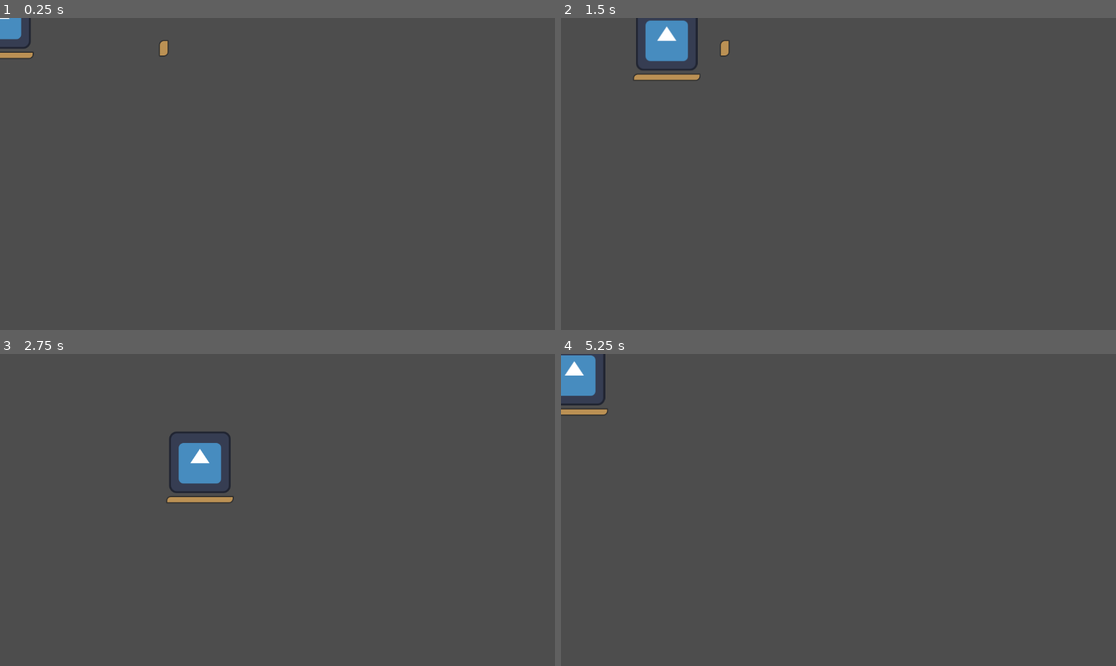
Above: before the commit, frames 1-4 (two rows, left to right).
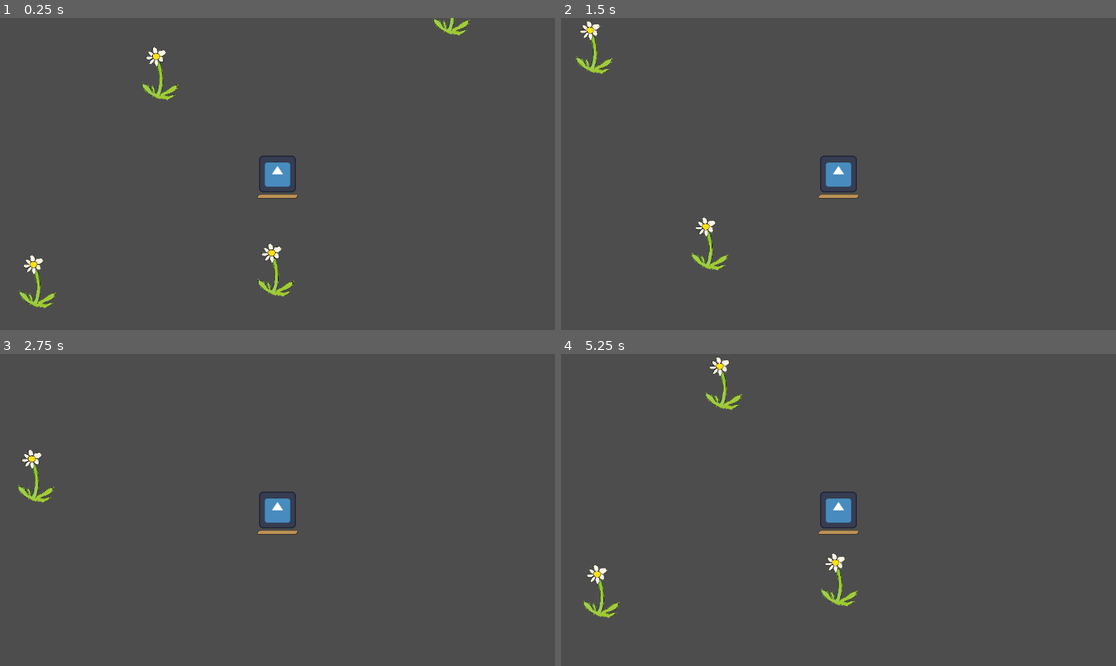
Above: after the commit, the same moments.

Repository: cbennetts1993/DropBearJam
Game: Godot game, scene res://main.tscn
Same seed, same stepped clock (60 frames per second), same inputs: the game is played once before the commit and once after it. The engine's default icon, where the game draws it, is replaced by a stand-in: a white triangle on a blue panel in a dark square.
Inputs:
- Up to frame 1 (0.25 s): no input
- Up to frame 2 (1.5 s): tap Enter at 0.5 s; hold D (input_right) 0.53-1.28 s; hold E (input_accept) 0.53-1.28 s; hold S (input_down) from 1.28 s (still down); tap E (input_accept) at 1.35 s
- Up to frame 3 (2.75 s): release S (input_down) at 2.03 s; hold D (input_right) from 2.03 s (still down); hold E (input_accept) from 2.03 s (still down)
- Up to frame 4 (5.25 s): release D (input_right) at 2.78 s; release E (input_accept) at 2.78 s; hold W (input_up) 2.78-3.53 s; tap E (input_accept) at 2.85, 4.35 s; hold E (input_accept) 3.53-4.28 s; hold A (input_left) 3.53-5.03 s; hold S (input_down) from 5.03 s (still down); hold E (input_accept) from 5.03 s (still down)

The runs differ from the first frame. In frame 1, 2.3% of the frame differs, in the area x 0-85%, y 0-94%; in frame 2, 2.8%, in the area x 2-54%, y 0-81%; in frame 3, 2.4%; in frame 4, 2.7%.
Error after the commit: Invalid call. Nonexistent function '_on_position_update' in base 'Node'. (res://media/units/player.gd:34)

Commit message:
Finished energy system, added chunk system

Diff:
--- /dev/null
+++ b/level_manager.tscn
@@ -0,0 +1,10 @@
+[gd_scene load_steps=3 format=3 uid="uid://by3elnh0570ij"]
+
+[ext_resource type="Script" uid="uid://blq2bx4vkxgja" path="res://scripts/Level/level_manager.gd" id="1_fvluo"]
+[ext_resource type="Script" uid="uid://6isrbwfx3es0" path="res://scripts/Level/spawn_manager.gd" id="2_3maf5"]
+
+[node name="ChunkManager" type="Node"]
+script = ExtResource("1_fvluo")
+
+[node name="SpawnManager" type="Node" parent="."]
+script = ExtResource("2_3maf5")
--- a/main.tscn
+++ b/main.tscn
@@ -8,4 +8,13 @@
 [node name="Player" parent="." instance=ExtResource("1_0xm2m")]
 
 [node name="Flower" parent="." instance=ExtResource("2_0xm2m")]
-position = Vector2(352, 72)
+position = Vector2(-8, 408)
+
+[node name="Flower2" parent="." instance=ExtResource("2_0xm2m")]
+position = Vector2(-408, -272)
+
+[node name="Flower3" parent="." instance=ExtResource("2_0xm2m")]
+position = Vector2(600, -496)
+
+[node name="Flower4" parent="." instance=ExtResource("2_0xm2m")]
+position = Vector2(-832, 448)
--- /dev/null
+++ b/media/stats/Energy.gd
@@ -0,0 +1 @@
+class_name Energy extends FloatingPooledStat
--- a/media/stats/Energy.tres
+++ /dev/null
@@ -1,17 +0,0 @@
-[gd_resource type="Resource" script_class="FloatingPooledStat" load_steps=4 format=3 uid="uid://bcu6xotkc1dbn"]
-
-[ext_resource type="Script" uid="uid://dqr7j4xff04di" path="res://scripts/stats/IntegerStat.gd" id="1_3v8ut"]
-[ext_resource type="Script" uid="uid://cf1qnf3owl0ta" path="res://scripts/stats/pooled_stat/FloatingPooledStat.gd" id="1_8b7bv"]
-
-[sub_resource type="Resource" id="Resource_3v8ut"]
-script = ExtResource("1_3v8ut")
-default_value = 100
-name = &"Energy Maximum"
-metadata/_custom_type_script = "uid://dqr7j4xff04di"
-
-[resource]
-script = ExtResource("1_8b7bv")
-default_value = 100.0
-maximum = SubResource("Resource_3v8ut")
-name = &"Energy"
-metadata/_custom_type_script = "uid://cf1qnf3owl0ta"
--- /dev/null
+++ b/media/stats/EnergyDecay.gd
@@ -0,0 +1 @@
+class_name EnergyDecay extends FloatingStat
--- a/media/stats/EnergyDecay.tres
+++ /dev/null
@@ -1,9 +0,0 @@
-[gd_resource type="Resource" script_class="IntegerStat" load_steps=2 format=3 uid="uid://cug0ajujidur5"]
-
-[ext_resource type="Script" uid="uid://dqr7j4xff04di" path="res://scripts/stats/IntegerStat.gd" id="1_2txaf"]
-
-[resource]
-script = ExtResource("1_2txaf")
-default_value = 0
-name = &"Energy Decay"
-metadata/_custom_type_script = "uid://dqr7j4xff04di"
--- /dev/null
+++ b/media/stats/EnergyReserve.gd
@@ -0,0 +1 @@
+class_name EnergySource extends FloatingPooledStat
--- /dev/null
+++ b/media/stats/MovementSpeed.gd
@@ -0,0 +1 @@
+class_name MovementSpeed extends FloatingStat
--- a/media/stats/Speed.tres
+++ /dev/null
@@ -1,9 +0,0 @@
-[gd_resource type="Resource" script_class="FloatingStat" load_steps=2 format=3 uid="uid://drx8at8xmhc6p"]
-
-[ext_resource type="Script" uid="uid://bpw8x4ieasknk" path="res://scripts/stats/FloatingStat.gd" id="1_b4vah"]
-
-[resource]
-script = ExtResource("1_b4vah")
-default_value = 300.0
-name = &"Speed"
-metadata/_custom_type_script = "uid://bpw8x4ieasknk"
--- a/media/ui/pieces/energy_bar.gd
+++ b/media/ui/pieces/energy_bar.gd
@@ -1,18 +1,18 @@
 extends ProgressBar
 
 @export var stat_component: StatComponent
-@export var stat_name: StringName
+@export var stat: PooledStat
 
 
 func _ready() -> void:
 	assert(stat_component, "No stat component set for energy bar - " + name)
-	var stat: PooledStat = stat_component.get_stat(stat_name)
+	stat = stat_component.get_stat(stat.key)
 
-	assert(stat, "No stat was found with the name " + stat_name)
+	assert(stat, "No stat was found with the name " + stat.name)
 	stat.value_changed.connect(change_value)
-	max_value = stat.get_max_value()
-	value = stat.get_value()
+	value = stat.percent
 
 
 func change_value(_new_value):
-	value = _new_value
+	value = stat.percent
+	print(stat.percent)
--- a/media/units/flower.tscn
+++ b/media/units/flower.tscn
@@ -1,27 +1,41 @@
-[gd_scene load_steps=14 format=3 uid="uid://xs3l4351642b"]
+[gd_scene load_steps=20 format=3 uid="uid://xs3l4351642b"]
 
 [ext_resource type="Script" uid="uid://2dj5m4i18v7p" path="res://media/units/nectar_source.gd" id="1_henjs"]
+[ext_resource type="Texture2D" uid="uid://cy4gp0iv2nj80" path="res://assets/sprites/flower.png" id="2_7fou5"]
 [ext_resource type="Script" uid="uid://cnfjq736tsnwi" path="res://scripts/Interactables/Interactable.gd" id="2_bwewc"]
-[ext_resource type="Script" uid="uid://cs2iegrffcqkq" path="res://scripts/stats/stats_component.gd" id="2_d8ser"]
-[ext_resource type="Script" uid="uid://bs4iwu10sv7k3" path="res://scripts/stats/_stat.gd" id="3_7fou5"]
-[ext_resource type="Script" uid="uid://dqr7j4xff04di" path="res://scripts/stats/IntegerStat.gd" id="4_xwccp"]
-[ext_resource type="Script" uid="uid://cf1qnf3owl0ta" path="res://scripts/stats/pooled_stat/FloatingPooledStat.gd" id="5_vo4d1"]
+[ext_resource type="Script" uid="uid://cs2iegrffcqkq" path="res://scripts/Stats/stats_component.gd" id="2_d8ser"]
+[ext_resource type="Script" uid="uid://bs4iwu10sv7k3" path="res://scripts/Stats/_stat.gd" id="3_7fou5"]
+[ext_resource type="Script" uid="uid://dqr7j4xff04di" path="res://scripts/Stats/IntegerStat.gd" id="5_7fou5"]
+[ext_resource type="Script" uid="uid://iohtvkpav0ij" path="res://media/stats/EnergyReserve.gd" id="6_xwccp"]
 [ext_resource type="Script" uid="uid://bqqssivl61nsl" path="res://media/ui/pieces/energy_bar.gd" id="7_qbbiy"]
+[ext_resource type="Script" uid="uid://cl1or65s65117" path="res://media/stats/EnergyDecay.gd" id="7_xwccp"]
+[ext_resource type="Script" uid="uid://3j1rbxxjdf6o" path="res://scripts/HitShapes/HitShape.gd" id="10_vo4d1"]
 
 [sub_resource type="CircleShape2D" id="CircleShape2D_s5q1b"]
+radius = 12.0
 
-[sub_resource type="Resource" id="Resource_d8ser"]
-script = ExtResource("4_xwccp")
+[sub_resource type="Resource" id="Resource_vo4d1"]
+script = ExtResource("5_7fou5")
 default_value = 40
 name = &""
 metadata/_custom_type_script = "uid://dqr7j4xff04di"
 
-[sub_resource type="Resource" id="Resource_7fou5"]
-script = ExtResource("5_vo4d1")
-default_value = 100.0
-maximum = SubResource("Resource_d8ser")
-name = &"Energy Reserve"
-metadata/_custom_type_script = "uid://cf1qnf3owl0ta"
+[sub_resource type="Resource" id="Resource_qbbiy"]
+resource_local_to_scene = true
+script = ExtResource("6_xwccp")
+default_value = 40.0
+maximum = SubResource("Resource_vo4d1")
+name = &""
+metadata/_custom_type_script = "uid://iohtvkpav0ij"
+
+[sub_resource type="Resource" id="Resource_7m17i"]
+script = ExtResource("7_xwccp")
+default_value = 60.0
+name = &""
+metadata/_custom_type_script = "uid://cl1or65s65117"
+
+[sub_resource type="CircleShape2D" id="CircleShape2D_qbbiy"]
+radius = 116.108
 
 [sub_resource type="StyleBoxFlat" id="StyleBoxFlat_gqw2k"]
 bg_color = Color(0.305882, 0.305882, 0.305882, 0.564706)
@@ -38,31 +52,53 @@
 ProgressBar/styles/background = SubResource("StyleBoxFlat_gqw2k")
 ProgressBar/styles/fill = SubResource("StyleBoxFlat_2l362")
 
+[sub_resource type="Resource" id="Resource_7fou5"]
+script = ExtResource("6_xwccp")
+default_value = 0.0
+name = &""
+metadata/_custom_type_script = "uid://iohtvkpav0ij"
+
 [node name="Flower" type="CharacterBody2D" node_paths=PackedStringArray("stat_component", "interactable_component")]
 script = ExtResource("1_henjs")
 stat_component = NodePath("Components/StatComponent")
 interactable_component = NodePath("InteractableComponent")
 
 [node name="Sprite2D" type="Sprite2D" parent="."]
+position = Vector2(8, -96)
+texture = ExtResource("2_7fou5")
 
 [node name="CollisionShape2D" type="CollisionShape2D" parent="."]
+position = Vector2(-12, -135)
 shape = SubResource("CircleShape2D_s5q1b")
 
 [node name="Components" type="Node" parent="."]
 
 [node name="StatComponent" type="Node" parent="Components"]
 script = ExtResource("2_d8ser")
-stats = Array[ExtResource("3_7fou5")]([SubResource("Resource_7fou5")])
+stats = Array[ExtResource("3_7fou5")]([SubResource("Resource_qbbiy"), SubResource("Resource_7m17i")])
 metadata/_custom_type_script = "uid://cs2iegrffcqkq"
 
 [node name="InteractableComponent" type="Area2D" parent="."]
+position = Vector2(-12, -134)
 collision_layer = 4
 collision_mask = 0
 script = ExtResource("2_bwewc")
 metadata/_custom_type_script = "uid://cnfjq736tsnwi"
+metadata/_edit_group_ = true
 
 [node name="CollisionShape2D" type="CollisionShape2D" parent="InteractableComponent"]
 shape = SubResource("CircleShape2D_s5q1b")
+
+[node name="Hitshape" type="Area2D" parent="."]
+position = Vector2(-12, -134)
+collision_layer = 0
+collision_mask = 2
+script = ExtResource("10_vo4d1")
+metadata/_custom_type_script = "uid://3j1rbxxjdf6o"
+metadata/_edit_group_ = true
+
+[node name="CollisionShape2D" type="CollisionShape2D" parent="Hitshape"]
+shape = SubResource("CircleShape2D_qbbiy")
 
 [node name="ui" type="Control" parent="."]
 layout_mode = 3
@@ -71,29 +107,30 @@
 anchor_top = 0.5
 anchor_right = 0.5
 anchor_bottom = 0.5
-offset_left = -20.0
-offset_top = -20.0
-offset_right = 20.0
-offset_bottom = 20.0
+offset_left = -32.0
+offset_top = -154.0
+offset_right = 8.0
+offset_bottom = -114.0
 grow_horizontal = 2
 grow_vertical = 2
 
 [node name="EnergyBar" type="ProgressBar" parent="ui" node_paths=PackedStringArray("stat_component")]
+visible = false
 layout_mode = 1
-anchors_preset = 4
-anchor_top = 0.5
-anchor_bottom = 0.5
-offset_left = 4.0
-offset_top = -24.0
-offset_right = 12.0
-offset_bottom = 6.0
-grow_vertical = 2
+anchors_preset = 2
+anchor_top = 1.0
+anchor_bottom = 1.0
+offset_left = -4.0
+offset_top = -47.0
+offset_right = 8.0
+offset_bottom = 10.0
+grow_vertical = 0
 theme = SubResource("Theme_6nt1x")
 fill_mode = 3
 show_percentage = false
 script = ExtResource("7_qbbiy")
 stat_component = NodePath("../../Components/StatComponent")
-stat_name = &"Energy Reserve"
+stat = SubResource("Resource_7fou5")
 
 [connection signal="activated" from="InteractableComponent" to="ui/EnergyBar" method="show"]
 [connection signal="deactivated" from="InteractableComponent" to="ui/EnergyBar" method="hide"]
--- a/media/units/nectar_source.gd
+++ b/media/units/nectar_source.gd
@@ -3,10 +3,25 @@
 @export var stat_component: StatComponent
 @export var interactable_component: InteractableComponent
 
-@onready var energy_reserve: PooledStat:
+var energy_reserve: PooledStat:
 	get:
-		return stat_component.get_stat("Energy Reserve")
+		return stat_component.get_stat(EnergySource)
+
+var energy_decay: FloatingStat:
+	get:
+		return stat_component.get_stat(EnergyDecay)
+
 
 func _process(delta: float) -> void:
 	if interactable_component.is_interacting == true:
-		energy_reserve.decrease(100 * delta)
+		var decay_amount: = energy_decay.get_value() * delta
+		energy_reserve.decrease(decay_amount)
+		transfer_energy(decay_amount)
+
+
+func transfer_energy( amount: float):
+	var targets: Array[Node2D] = $Hitshape.get_overlapping_bodies()
+	for t in targets:
+		if t is Player:
+			var energy: PooledStat = t.stat_component.get_stat(Energy)
+			energy.increase(amount)
--- a/media/units/player.gd
+++ b/media/units/player.gd
@@ -12,19 +12,23 @@
 
 var speed: float:
 	get:
-		var speed_stat = stat_component.get_stat("Speed")
-		return speed_stat.get_value() if speed_stat else 0.0
+		var speed_stat = stat_component.get_stat(MovementSpeed)
+		var energy: PooledStat = stat_component.get_stat(Energy)
+		return speed_stat.get_value() + (speed_stat.get_value() * energy.percent /100)
 
 func _ready():
-	var energy: PooledStat = stat_component.get_stat("Energy")
+	var energy: PooledStat = stat_component.get_stat(Energy)
 	energy.depleted.connect(die)
 
 
 func _process( delta: float ) -> void:
-	var energy: PooledStat = stat_component.get_stat("Energy")
-	var decay: Stat = stat_component.get_stat("Energy Decay")
+	var energy: PooledStat = stat_component.get_stat(Energy)
+	var decay: Stat = stat_component.get_stat(EnergyDecay)
 	energy.decrease(decay.get_value() * delta)
-
 
 func die():
 	state_machine.change_state(state_machine.dead_state)
+
+
+func _on_timer_timeout() -> void:
+	ChunkManager._on_position_update(global_position)
--- a/media/units/player.tscn
+++ b/media/units/player.tscn
@@ -1,25 +1,51 @@
-[gd_scene load_steps=20 format=3 uid="uid://c5kjdarxoaoxh"]
+[gd_scene load_steps=26 format=3 uid="uid://c5kjdarxoaoxh"]
 
 [ext_resource type="Texture2D" uid="uid://vdtvrhkuvapv" path="res://icon.svg" id="1_g6wc8"]
 [ext_resource type="Script" uid="uid://cp1m664idlidq" path="res://media/units/player.gd" id="1_ns8mm"]
 [ext_resource type="Script" uid="uid://yjpm6krjukl3" path="res://scripts/Input/input_component.gd" id="2_ns8mm"]
-[ext_resource type="Script" uid="uid://cn10x8lfvxsun" path="res://scripts/state_machine/PlayerStateMachine/PlayerStateMachine.gd" id="3_2l362"]
-[ext_resource type="Script" uid="uid://cs2iegrffcqkq" path="res://scripts/stats/stats_component.gd" id="3_4ste2"]
-[ext_resource type="Script" uid="uid://bgatpeepas7ee" path="res://scripts/state_machine/PlayerStateMachine/player_idle_state.gd" id="4_8k5ry"]
-[ext_resource type="Script" uid="uid://bs4iwu10sv7k3" path="res://scripts/stats/_stat.gd" id="4_epiex"]
-[ext_resource type="Script" uid="uid://x7pqooqod2db" path="res://scripts/state_machine/PlayerStateMachine/player_move_state.gd" id="5_873w5"]
-[ext_resource type="Resource" uid="uid://drx8at8xmhc6p" path="res://media/stats/Speed.tres" id="5_seu8m"]
-[ext_resource type="Script" uid="uid://sysnw38ywvta" path="res://scripts/state_machine/PlayerStateMachine/player_dead_state.gd" id="6_27wwu"]
-[ext_resource type="Resource" uid="uid://bcu6xotkc1dbn" path="res://media/stats/Energy.tres" id="6_seu8m"]
-[ext_resource type="Resource" uid="uid://cug0ajujidur5" path="res://media/stats/EnergyDecay.tres" id="7_gqw2k"]
+[ext_resource type="Script" uid="uid://cn10x8lfvxsun" path="res://scripts/State_machine/PlayerStateMachine/PlayerStateMachine.gd" id="3_2l362"]
+[ext_resource type="Script" uid="uid://cs2iegrffcqkq" path="res://scripts/Stats/stats_component.gd" id="3_4ste2"]
+[ext_resource type="Script" uid="uid://bgatpeepas7ee" path="res://scripts/State_machine/PlayerStateMachine/player_idle_state.gd" id="4_8k5ry"]
+[ext_resource type="Script" uid="uid://bs4iwu10sv7k3" path="res://scripts/Stats/_stat.gd" id="4_epiex"]
+[ext_resource type="Script" uid="uid://x7pqooqod2db" path="res://scripts/State_machine/PlayerStateMachine/player_move_state.gd" id="5_873w5"]
+[ext_resource type="Script" uid="uid://sysnw38ywvta" path="res://scripts/State_machine/PlayerStateMachine/player_dead_state.gd" id="6_27wwu"]
 [ext_resource type="Script" uid="uid://bqqssivl61nsl" path="res://media/ui/pieces/energy_bar.gd" id="8_873w5"]
+[ext_resource type="Script" uid="uid://dqr7j4xff04di" path="res://scripts/Stats/IntegerStat.gd" id="9_igyni"]
+[ext_resource type="Script" uid="uid://3rlociy7gym4" path="res://media/stats/Energy.gd" id="10_eof25"]
+[ext_resource type="Script" uid="uid://cl1or65s65117" path="res://media/stats/EnergyDecay.gd" id="11_rhrot"]
+[ext_resource type="Script" uid="uid://b2raehyv8krui" path="res://media/stats/MovementSpeed.gd" id="12_q5bds"]
 [ext_resource type="Script" uid="uid://5etvnhv1kmkt" path="res://scripts/Interactables/interaction_component.gd" id="14_0l0ek"]
 
 [sub_resource type="RectangleShape2D" id="RectangleShape2D_4ste2"]
 size = Vector2(128, 128)
 
+[sub_resource type="Resource" id="Resource_312ix"]
+script = ExtResource("9_igyni")
+default_value = 100
+name = &"Maximum Energy"
+metadata/_custom_type_script = "uid://dqr7j4xff04di"
+
+[sub_resource type="Resource" id="Resource_wpk3h"]
+script = ExtResource("10_eof25")
+default_value = 100.0
+maximum = SubResource("Resource_312ix")
+name = &"Energy"
+metadata/_custom_type_script = "uid://3rlociy7gym4"
+
+[sub_resource type="Resource" id="Resource_dgh3x"]
+script = ExtResource("11_rhrot")
+default_value = 0.0
+name = &"Energy Decay"
+metadata/_custom_type_script = "uid://cl1or65s65117"
+
+[sub_resource type="Resource" id="Resource_y6uqb"]
+script = ExtResource("12_q5bds")
+default_value = 300.0
+name = &"Movement Speed"
+metadata/_custom_type_script = "uid://b2raehyv8krui"
+
 [sub_resource type="CircleShape2D" id="CircleShape2D_igyni"]
-radius = 150.0
+radius = 120.0
 
 [sub_resource type="StyleBoxFlat" id="StyleBoxFlat_0l0ek"]
 bg_color = Color(0.305882, 0.305882, 0.305882, 0.564706)
@@ -35,6 +61,12 @@
 [sub_resource type="Theme" id="Theme_63qf7"]
 ProgressBar/styles/background = SubResource("StyleBoxFlat_0l0ek")
 ProgressBar/styles/fill = SubResource("StyleBoxFlat_igyni")
+
+[sub_resource type="Resource" id="Resource_igyni"]
+script = ExtResource("10_eof25")
+default_value = 0.0
+name = &""
+metadata/_custom_type_script = "uid://3rlociy7gym4"
 
 [node name="Player" type="CharacterBody2D" node_paths=PackedStringArray("input_component", "stat_component", "state_machine")]
 collision_layer = 3
@@ -70,7 +102,7 @@
 
 [node name="StatsComponent" type="Node" parent="Components"]
 script = ExtResource("3_4ste2")
-stats = Array[ExtResource("4_epiex")]([ExtResource("6_seu8m"), ExtResource("7_gqw2k"), ExtResource("5_seu8m")])
+stats = Array[ExtResource("4_epiex")]([SubResource("Resource_wpk3h"), SubResource("Resource_dgh3x"), SubResource("Resource_y6uqb")])
 
 [node name="InputComponent" type="Node" parent="Components"]
 script = ExtResource("2_ns8mm")
@@ -87,7 +119,7 @@
 shape = SubResource("CircleShape2D_igyni")
 
 [node name="Camera2D" type="Camera2D" parent="."]
-enabled = false
+zoom = Vector2(0.6, 0.6)
 
 [node name="ui" type="Control" parent="."]
 layout_mode = 3
@@ -105,7 +137,12 @@
 show_percentage = false
 script = ExtResource("8_873w5")
 stat_component = NodePath("../../Components/StatsComponent")
-stat_name = &"Energy"
+stat = SubResource("Resource_igyni")
+
+[node name="Timer" type="Timer" parent="."]
+wait_time = 0.2
+autostart = true
 
 [connection signal="accept_pressed" from="Components/InputComponent" to="InteractionComponent2D" method="_on_interact_pressed"]
 [connection signal="accept_released" from="Components/InputComponent" to="InteractionComponent2D" method="_on_interact_released"]
+[connection signal="timeout" from="Timer" to="." method="_on_timer_timeout"]
--- a/project.godot
+++ b/project.godot
@@ -14,6 +14,10 @@
 run/main_scene="uid://beuffvw86b8pg"
 config/features=PackedStringArray("4.4", "GL Compatibility")
 config/icon="res://icon.svg"
+
+[autoload]
+
+ChunkManager="*res://level_manager.tscn"
 
 [input]
 
--- /dev/null
+++ b/scripts/HitShapes/HitShape.gd
@@ -0,0 +1 @@
+class_name Hitshape extends Area2D
--- a/scripts/Interactables/Interactable.gd
+++ b/scripts/Interactables/Interactable.gd
@@ -14,7 +14,6 @@
 
 		if is_active: activated.emit()
 		if !is_active:
-			is_interacting = false
 			deactivated.emit()
 
 
@@ -24,7 +23,7 @@
 		if is_interacting == _state: return
 		is_interacting = _state
 
-		if is_interacting: started_interact.emit()
+		if is_interacting and is_active: started_interact.emit()
 		if !is_interacting: stopped_interact.emit()
 
 
--- a/scripts/Interactables/interaction_component.gd
+++ b/scripts/Interactables/interaction_component.gd
@@ -51,6 +51,7 @@
 func deregister( interactable: InteractableComponent ):
 	registry.erase(interactable)
 	interactable.is_active = false
+	interactable.is_interacting = false
 
 
 
--- /dev/null
+++ b/scripts/Level/level_manager.gd
@@ -0,0 +1,86 @@
+extends Node2D
+
+const directions: = [Vector2i(1,1), Vector2i(-1,1), Vector2i(1,-1), Vector2i(-1,-1)]
+
+## Class for holding chunk data
+class Chunk:
+	extends RefCounted
+
+	var position: Vector2i
+	var size: Vector2
+	var contents: Dictionary[Node2D, Vector2i]
+
+	func _init(_position: Vector2i, _size: Vector2i, _contents: Array[Node2D] = []):
+		position = _position
+		size = _size
+
+		for node in _contents:
+			contents[node] = node.position
+
+
+## Chunk management
+
+@export var chunk_size: = Vector2i(1024, 1024)
+@export var active_distance: int = 256
+
+var all_chunks: Dictionary[Vector2i, Chunk] = {}
+var current_chunks: Array[Chunk]
+
+var last_update_position: = Vector2.ZERO
+
+
+func _on_position_update(_pos: Vector2):
+	if _pos.distance_to(last_update_position) < active_distance:
+		return
+
+	var chunk_position = _world_to_chunk(_pos)
+
+	if !all_chunks.has(chunk_position):
+		var new_chunk = _create_chunk(chunk_position, chunk_size)
+		_place_chunk(new_chunk)
+
+	var updated_chunks: Array[Chunk] = [all_chunks.get(chunk_position)]
+
+	for dir in directions:
+		var active_direction = chunk_position + (dir * chunk_size)
+		var chunk_to_place: Chunk = all_chunks.get(active_direction)
+
+		if chunk_to_place == null:
+			var new_chunk = _create_chunk(active_direction, chunk_size)
+			all_chunks[new_chunk.position] = new_chunk
+			chunk_to_place = new_chunk
+
+
+		updated_chunks.append(chunk_to_place)
+
+		if !current_chunks.has(chunk_to_place):
+			_place_chunk(chunk_to_place)
+
+	for chunk in current_chunks:
+		if !updated_chunks.has(chunk):
+			_remove_chunk(chunk)
+
+
+
+func _create_chunk(_pos: Vector2i, _size: Vector2i = chunk_size, _contents: Array[Node2D] = []) -> Chunk:
+	#Determine contents
+	var new: = Chunk.new(_pos, _size, _contents)
+	all_chunks[new.position] = new
+	return new
+
+
+func _place_chunk(chunk: Chunk):
+	#spawn_contents(chunk.contents)
+	current_chunks.append(chunk)
+
+
+func _remove_chunk(chunk: Chunk):
+	#despawn_contents(chunk.contents)
+	current_chunks.erase(chunk)
+
+
+func _world_to_chunk(_pos: Vector2) -> Vector2i:
+	# Vector2( 56.3, 75.6) chunk size = 256
+	var vec = _pos / Vector2(chunk_size) # (56.3, 75.6) / ( 256, 256) = Vector2(0.xx, 0.yy)
+	vec = vec.floor() # = Vector2(0, 0)
+	return Vector2i(vec)
--- /dev/null
+++ b/scripts/Level/spawn_manager.gd
@@ -0,0 +1,17 @@
+class_name SpawnManager extends Node2D
+
+
+
+
+func spawn(node: Node2D, _global_pos: Vector2 = node.global_position):
+	var node_owner: = node.owner
+	node_owner.add_child(node)
+	node.global_position = _global_pos
+
+
+func despawn(node: Node2D):
+	node.reparent(self, true)
+
+
+func destroy(node: Node2D):
+	node.queue_free()
--- a/scripts/stats/_stat.gd
+++ b/scripts/stats/_stat.gd
@@ -3,6 +3,11 @@
 signal value_changed(new_value)
 
 @export var name: StringName
+
+var key: Variant:
+	get:
+		return get_script()
+
 
 var _value: Variant = 0: set = set_value, get = get_value
 
--- a/scripts/stats/pooled_stat/FloatingPooledStat.gd
+++ b/scripts/stats/pooled_stat/FloatingPooledStat.gd
@@ -2,14 +2,17 @@
 
 @export var default_value: float:
 	set( _default ):
+		default_value = _default
 		_value = _default
 
 
 @export var maximum: Stat:
 	set( _default ):
-		_max = maximum
+		maximum = _default
+		_max = _default
 
 
 @export var minimum: Stat:
 	set( _default ):
-		_min = minimum
+		minimum = _default
+		_min = _default
--- a/scripts/stats/pooled_stat/_pooled_stat.gd
+++ b/scripts/stats/pooled_stat/_pooled_stat.gd
@@ -5,6 +5,10 @@
 
 var _max: Stat
 var _min: Stat
+
+var percent:
+	get:
+		return float(_value) / float(get_max_value()) * 100.0
 
 func get_max_value() -> Variant:
 	return _max.get_value() if _max else 100
--- a/scripts/stats/stats_component.gd
+++ b/scripts/stats/stats_component.gd
@@ -2,18 +2,22 @@
 
 @export var stats: Array[Stat]:
 	set(_default):
-		for stat in _default:
-			assert(!map.has(stat.name), "Duplicate stats in array: " + stat.name)
-			map[stat.name] = stat
+		stats = _default
+		for stat in stats:
+			assert(!_map.has(stat.key), "Duplicate stats in array: " + stat.name)
+			_map[stat.key] = stat
 
 
-var map: Dictionary = {}
+var _map: Dictionary[Script, Stat] = {}
+
 
 func add_stat(stat: Stat):
-	map[stat.name] = stat
+	_map[stat.key] = stat
 
-func get_stat(stat_name: StringName) -> Stat:
-	return map.get(stat_name)
 
-func clear_stat(stat_name: StringName):
-	map.erase(stat_name)
+func get_stat(stat_key: Script) -> Stat:
+	return _map.get(stat_key)
+
+
+func clear_stat(stat_key: Script):
+	_map.erase(stat_key)
Binary file added: assets/sprites/flower.png
Not shown, added: assets/sprites/flower.png.import
Not shown, added: media/stats/Energy.gd.uid
Not shown, added: media/stats/EnergyDecay.gd.uid
Not shown, added: media/stats/EnergyReserve.gd.uid
Not shown, added: media/stats/MovementSpeed.gd.uid
Not shown, added: scripts/HitShapes/HitShape.gd.uid
Not shown, added: scripts/Level/level_manager.gd.uid
Not shown, added: scripts/Level/spawn_manager.gd.uid
Not shown, added: assets/sprites/flower.pdn
